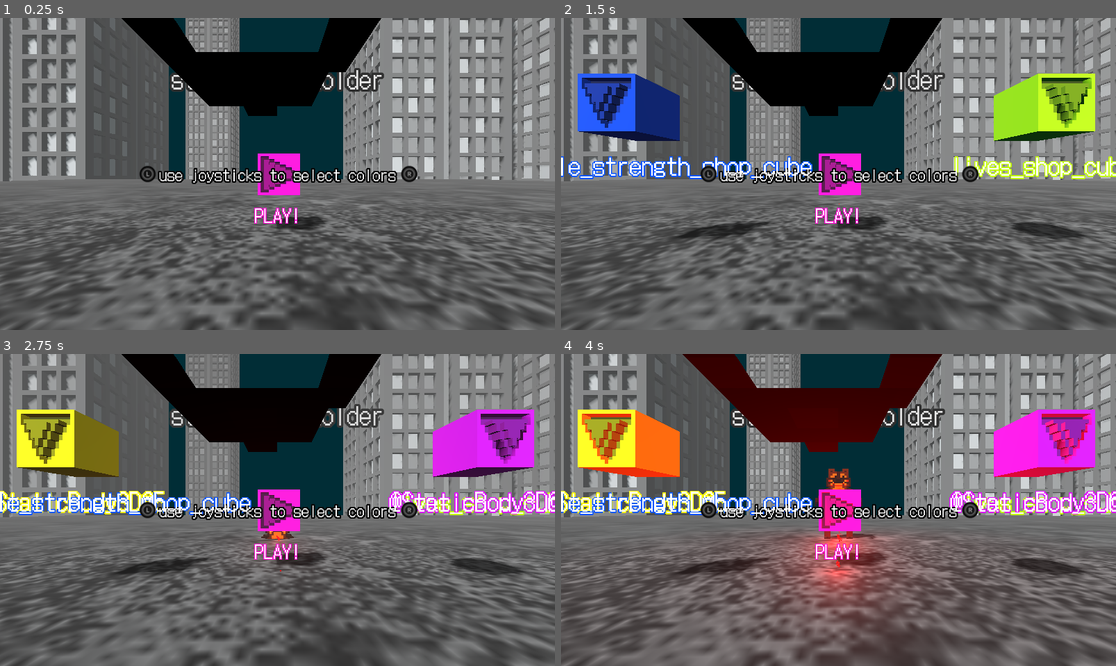
Above: before the commit, frames 1-4 (two rows, left to right).
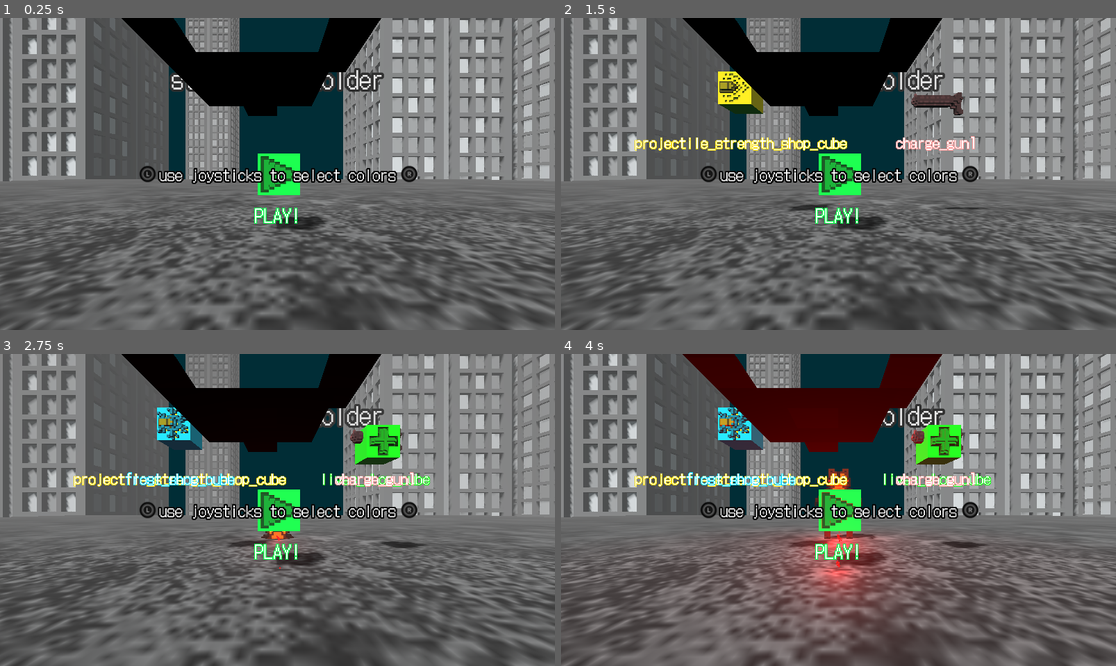
Above: after the commit, the same moments.

Repository: Majsek/Project_BC
Game: Godot game, scene res://scenes/world.tscn
The game is run twice, just before and just after one commit, with the same random seed, the same clock (stepped at 60 frames per second) and the same inputs.
Inputs:
- Up to frame 1 (0.25 s): no input
- Up to frame 2 (1.5 s): tap Enter (ui_accept) at 0.5, 0.77 s; hold Right (ui_right) 0.53-1.28 s; hold Down (ui_down) from 1.28 s (still down)
- Up to frame 3 (2.75 s): tap Enter (ui_accept) at 1.52, 2 s; release Down (ui_down) at 2.03 s; hold Right (ui_right) from 2.03 s (still down)
- Up to frame 4 (4 s): release Right (ui_right) at 2.78 s; hold Up (ui_up) 2.78-3.53 s; tap Enter (ui_accept) at 3.02, 3.77 s; hold Left (ui_left) from 3.53 s (still down)

The runs differ from the first frame. In frame 1, 1.0% of the frame differs, in the area x 45-55%, y 43-66%; in frame 2, 14%; in frame 3, 16%; in frame 4, 16%, in the area x 0-100%, y 17-72%.

Commit message:
shop finally fixed and working

Diff:
--- /dev/null
+++ b/scenes/shop.tscn
@@ -0,0 +1,11 @@
+[gd_scene load_steps=2 format=3 uid="uid://cm60au7x53ikj"]
+
+[ext_resource type="PackedScene" uid="uid://vd37jqwc1uth" path="res://scenes/control_cube.tscn" id="1_6en0e"]
+
+[node name="shop" type="Node3D"]
+
+[node name="shop_cube1" parent="." instance=ExtResource("1_6en0e")]
+transform = Transform3D(0.25, 0, 0, 0, 0.25, 0, 0, 0, 0.25, 1.2, 0.8, -2.5)
+
+[node name="shop_cube2" parent="." instance=ExtResource("1_6en0e")]
+transform = Transform3D(0.25, 0, 0, 0, 0.25, 0, 0, 0, 0.25, -1.2, 0.8, -2.5)
--- a/scripts/control_cube.gd
+++ b/scripts/control_cube.gd
@@ -20,8 +20,8 @@
 
 func _ready():
 	add_to_group("control_cubes")
+	reset_color()
 	reset_mesh()
-	reset_color()
 
 	if label_text_ == "":
 		$Label3D.text = name
@@ -44,24 +44,45 @@
 
 func reset_mesh():
 	match name:
+		"shotgun1":
+			$MeshInstance3D.mesh = preload("res://objects/guns/shotgun1.obj")
+			reset_color(Color.from_hsv(0.5, 0.0, 1.0, 1.0))
+		"charge_gun1":
+			$MeshInstance3D.mesh = preload("res://objects/guns/charge_gun1.obj")
+			reset_color(Color.from_hsv(0.5, 0.0, 1.0, 1.0))
+		"frost_shop_cube":
+			$MeshInstance3D.mesh = preload("res://objects/cubes/frost_cube.obj")
+			reset_color(Color.from_hsv(0.52, 1.0, 1.0, 1.0))
+		"lives_shop_cube":
+			$MeshInstance3D.mesh = preload("res://objects/cubes/plus_hp_cube.obj")
+			reset_color(Color.from_hsv(0.33, 1.0, 1.0, 1.0))
+		"projectile_strength_shop_cube":
+			$MeshInstance3D.mesh = preload("res://objects/cubes/projectile_strength_cube.obj")
+			reset_color(Color.from_hsv(0.15, 1.0, 1.0, 1.0))
+
 		"edge_2_allowed_cube":
 			if main_.edge_2_allowed_:
 				$MeshInstance3D.mesh = preload("res://objects/cubes/edge_in_cube.obj")
+				reset_color(Color.from_hsv(0.175, 1.0, 1.0, 1.0))
 			else:
 				$MeshInstance3D.mesh = preload("res://objects/cubes/edge_out_cube.obj")
+				reset_color(Color.from_hsv(0.175, 1.0, 1.0, 0.2))
 		"edge_3_allowed_cube":
 			if main_.edge_3_allowed_:
 				$MeshInstance3D.mesh = preload("res://objects/cubes/edge_in_cube.obj")
+				reset_color(Color.from_hsv(0.175, 1.0, 1.0, 1.0))
 			else:
 				$MeshInstance3D.mesh = preload("res://objects/cubes/edge_out_cube.obj")
+				reset_color(Color.from_hsv(0.175, 1.0, 1.0, 0.2))
 		"edge_4_allowed_cube":
 			if main_.edge_4_allowed_:
 				$MeshInstance3D.mesh = preload("res://objects/cubes/edge_in_cube.obj")
+				reset_color(Color.from_hsv(0.175, 1.0, 1.0, 1.0))
 			else:
 				$MeshInstance3D.mesh = preload("res://objects/cubes/edge_out_cube.obj")
+				reset_color(Color.from_hsv(0.175, 1.0, 1.0, 0.2))
 
-func reset_color():
-	initial_color_ = Color.from_hsv(randf_range(0,1), 1.0, 1.0, 1.0)
+func reset_color(initial_color_ : Color = Color.from_hsv(randf_range(0,1), 1.0, 1.0, 1.0)):
 	color_ = initial_color_
 
 func who() -> String:
--- a/scripts/world.gd
+++ b/scripts/world.gd
@@ -7,6 +7,9 @@
 var shop_cubes_ : Array = [
 	"lives_shop_cube",
 	"projectile_strength_shop_cube",
+	"frost_shop_cube",
+	"shotgun1",
+	"charge_gun1",
 	]
 
 #SCORE
@@ -45,7 +48,7 @@
 var enemy_ : Resource = preload("res://scenes/enemy.tscn")
 var running_ : bool = false
 
-var shop_cube_ : Resource = preload("res://scenes/control_cube.tscn")
+var shop_ : Resource = preload("res://scenes/shop.tscn")
 
 const SAVE_PATH = "res://godot_save_config_file.ini"
 
@@ -58,31 +61,24 @@
 	while shop1 == shop2:
 		shop2 = shop_cubes_.pick_random()
 
+#SHOP SCENE
+	var shop_scene = shop_.instantiate()
+	#it will get freed on start_game()
+	shop_scene.add_to_group("control_cubes")
+	shop_scene.rotation.y = player_.get_node("XROrigin3D/XRCamera3D").rotation.y
+
 #SHOP CUBE 1
-	var shop_cube1 = shop_cube_.instantiate()
+	var shop_cube1 = shop_scene.get_node("shop_cube1")
 	shop_cube1.name = shop1
-	shop_cube1.position = Vector3(-1.5, 1.0, -1.5)
-	shop_cube1.get_node("MeshInstance3D").rotation_degrees.z = -90.0
-	player_.add_child(shop_cube1)
-	shop_cube1.rotation.y = player_.get_node("XROrigin3D/XRCamera3D").rotation.y
-	shop_cube1.top_level = true
-	#shop_cube1.rotation.x = 0.0
-	#shop_cube1.rotation.z = 0.0
-#TODO: dořešit
-	shop_cube1.position.y = 1.0
+	#shop_cube1.get_node("MeshInstance3D").rotation_degrees.z = -90.0
 
 #SHOP CUBE 2
-	var shop_cube2 = shop_cube_.instantiate()
+	var shop_cube2 = shop_scene.get_node("shop_cube2")
 	shop_cube2.name = shop2
-	shop_cube2.position = Vector3(1.5, 1.0, -1.5)
-	shop_cube2.get_node("MeshInstance3D").rotation_degrees.z = -90.0
-	player_.add_child(shop_cube2)
-	shop_cube2.rotation.y = player_.get_node("XROrigin3D/XRCamera3D").rotation.y
-	shop_cube2.top_level = true
-	#shop_cube2.rotation.x = 0.0
-	#shop_cube2.rotation.z = 0.0
+	#shop_cube2.get_node("MeshInstance3D").rotation_degrees.z = -90.0
 
-	shop_cube2.position.y = 1.0
+	player_.add_child(shop_scene)
+	shop_scene.top_level = true
 
 
 #RESUME GAME
